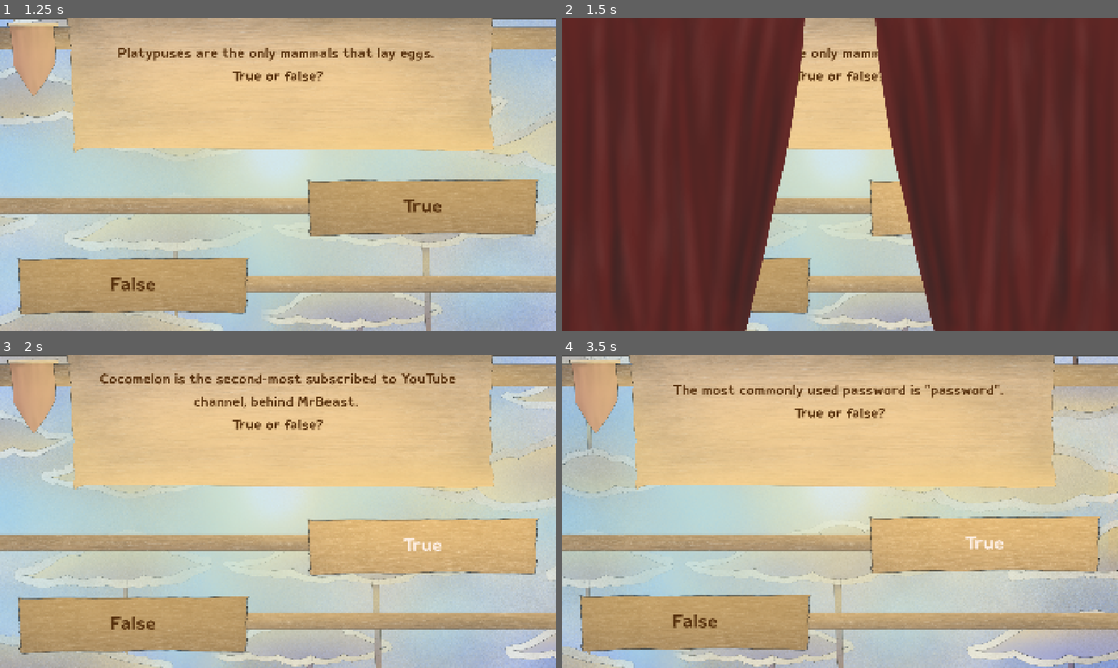
Above: before the commit, frames 1-4 (two rows, left to right).
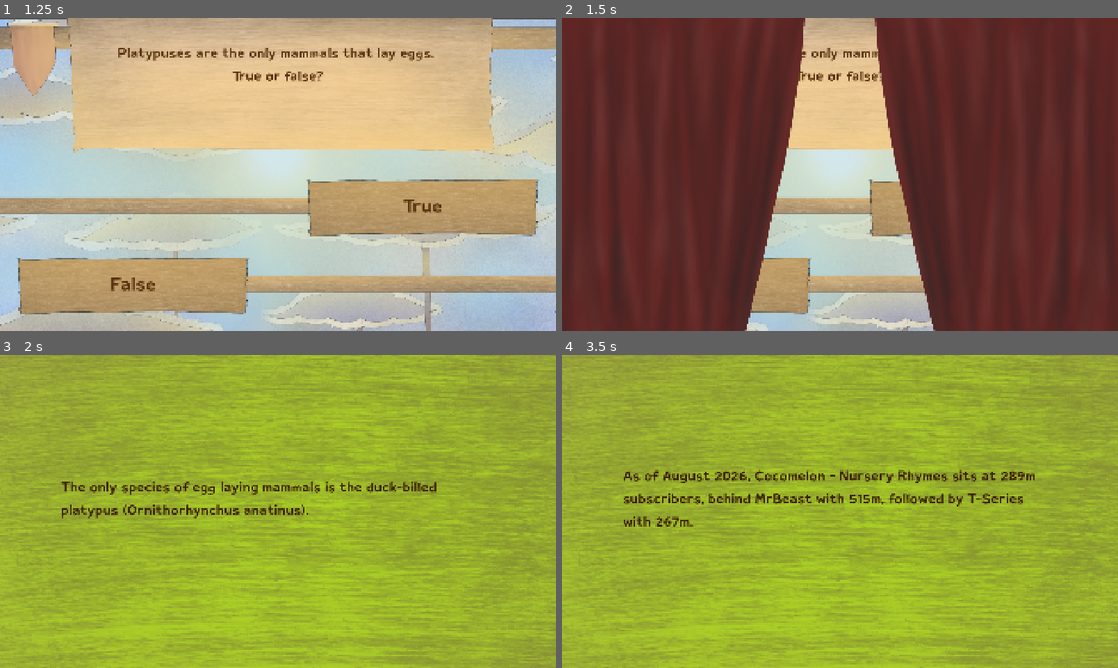
Above: after the commit, the same moments.

Repository: Mr-Patipa/Rockstair-Brackeys-Game-Jam-2026
Game: Godot game, scene res://Scenes/BaseGameScenes/MainMenu.tscn
The game is run twice, just before and just after one commit, with the same random seed, the same clock (stepped at 60 frames per second) and the same inputs.
Inputs (mouse positions are in pixels of both pictures, inside the frame that each line leads up to):
- Up to frame 1 (1.25 s): click "START" at 0.5 s
- Up to frame 2 (1.5 s): click "True" at 1.25 s
- Up to frame 3 (2 s): no input
- Up to frame 4 (3.5 s): click (695, 624) at 2 s, where only the run before the commit has a clickable "False"; click "True" at 2.75 s

Frame 1 is identical in both runs. In frame 2, 1.0% of the frame differs, in the area x 55-63%, y 52-70%; in frame 3, 100%, in the area x 0-100%, y 0-100%; in frame 4, 100%.

Commit message:
Explanation Screen after each answer

Diff:
--- a/brackey's-game/Scenes/BaseGameScenes/MainGame.tscn
+++ b/brackey's-game/Scenes/BaseGameScenes/MainGame.tscn
@@ -7,8 +7,9 @@
 [ext_resource type="PackedScene" uid="uid://dnai8gsubyu16" path="res://Scenes/BackgroundScenes/CloudMovingLoop.tscn" id="4_7fcjw"]
 [ext_resource type="PackedScene" uid="uid://b3jbbxj128joe" path="res://Scenes/BaseGameScenes/end_screen.tscn" id="6_23hyt"]
 [ext_resource type="Script" uid="uid://c7aklhfnunr6i" path="res://Scripts/AudioManager/button_sfx.gd" id="7_6mant"]
+[ext_resource type="PackedScene" uid="uid://pjtl2a0kxtac" path="res://Scenes/BaseGameScenes/RightOrWrongScreen.tscn" id="8_6mant"]
 
-[node name="MainGame" type="Control" unique_id=2077785845 node_paths=PackedStringArray("Grid", "QuestionLabel", "QuestionScreen", "EndScreen", "option_1_button", "option_2_button", "option_3_button", "option_4_button")]
+[node name="MainGame" type="Control" unique_id=2077785845 node_paths=PackedStringArray("Grid", "QuestionLabel", "QuestionScreen", "EndScreen", "end_texture", "right_or_wrong_screen", "explanation", "right", "wrong", "option_1_button", "option_2_button", "option_3_button", "option_4_button")]
 layout_mode = 3
 anchors_preset = 15
 anchor_right = 1.0
@@ -21,6 +22,11 @@
 QuestionLabel = NodePath("MultipleChoice/VBoxContainer2/Label")
 QuestionScreen = NodePath("MultipleChoice")
 EndScreen = NodePath("EndScreen")
+end_texture = NodePath("EndScreen/EndTexture")
+right_or_wrong_screen = NodePath("RightOrWrongScreen")
+explanation = NodePath("RightOrWrongScreen/Explanation")
+right = NodePath("RightOrWrongScreen/RIGHT")
+wrong = NodePath("RightOrWrongScreen/WRONG")
 option_1_button = NodePath("MultipleChoice/VBoxContainer2/MarginContainer/GridContainer/Option1Button")
 option_2_button = NodePath("MultipleChoice/VBoxContainer2/MarginContainer/GridContainer/Option2Button")
 option_3_button = NodePath("MultipleChoice/VBoxContainer2/MarginContainer/GridContainer/Option3Button")
@@ -54,4 +60,15 @@
 visible = false
 layout_mode = 1
 
+[node name="RightOrWrongScreen" parent="." unique_id=336421567 instance=ExtResource("8_6mant")]
+visible = false
+z_index = 10
+layout_mode = 1
+
+[connection signal="gui_input" from="EndScreen/EndTexture" to="." method="_on_end_screen_gui_input"]
+[connection signal="gui_input" from="RightOrWrongScreen/RIGHT" to="." method="_on_explanation_gui_input"]
+[connection signal="gui_input" from="RightOrWrongScreen/WRONG" to="." method="_on_explanation_gui_input"]
+
 [editable path="MultipleChoice"]
+[editable path="EndScreen"]
+[editable path="RightOrWrongScreen"]
--- /dev/null
+++ b/brackey's-game/Scenes/BaseGameScenes/RightOrWrongScreen.tscn
@@ -0,0 +1,44 @@
+[gd_scene format=3 uid="uid://pjtl2a0kxtac"]
+
+[ext_resource type="Theme" uid="uid://spam7lnwgls4" path="res://Resources/Themes&StyleBox/UI.tres" id="1_cf1ea"]
+[ext_resource type="Texture2D" uid="uid://u86sy7am8ae" path="res://Resources/Art/brackeys true screen.png" id="2_7i82n"]
+[ext_resource type="Texture2D" uid="uid://cxc16tcjp57f1" path="res://Resources/Art/brackeys false screen.png" id="3_27yq0"]
+
+[node name="RightOrWrongScreen" type="Control" unique_id=336421567]
+layout_mode = 3
+anchors_preset = 15
+anchor_right = 1.0
+anchor_bottom = 1.0
+grow_horizontal = 2
+grow_vertical = 2
+theme = ExtResource("1_cf1ea")
+
+[node name="RIGHT" type="TextureRect" parent="." unique_id=649364242]
+layout_mode = 0
+offset_right = 1920.0
+offset_bottom = 1080.0
+texture = ExtResource("2_7i82n")
+
+[node name="WRONG" type="TextureRect" parent="." unique_id=69863048]
+layout_mode = 0
+offset_right = 1920.0
+offset_bottom = 1080.0
+texture = ExtResource("3_27yq0")
+
+[node name="Explanation" type="Label" parent="." unique_id=1774219576]
+custom_maximum_size = Vector2(1500, -1)
+layout_mode = 1
+anchors_preset = 8
+anchor_left = 0.5
+anchor_top = 0.5
+anchor_right = 0.5
+anchor_bottom = 0.5
+offset_left = -750.0
+offset_top = -77.5
+offset_right = 750.0
+offset_bottom = 77.5
+grow_horizontal = 2
+grow_vertical = 2
+theme_override_colors/font_color = Color(0.2297866, 0.123637594, 0.02491451, 1)
+text = "YOU'RE NOT SUPPOSED TO SEE THIS, IF YOU SEE THIS THERE'S A BUG PROBABLY LOL"
+autowrap_mode = 3
--- a/brackey's-game/Scenes/BaseGameScenes/end_screen.tscn
+++ b/brackey's-game/Scenes/BaseGameScenes/end_screen.tscn
@@ -1,6 +1,7 @@
 [gd_scene format=3 uid="uid://b3jbbxj128joe"]
 
-[ext_resource type="PackedScene" uid="uid://dnai8gsubyu16" path="res://Scenes/BackgroundScenes/CloudMovingLoop.tscn" id="1_6bory"]
+[ext_resource type="Theme" uid="uid://spam7lnwgls4" path="res://Resources/Themes&StyleBox/UI.tres" id="1_qh7dg"]
+[ext_resource type="Texture2D" uid="uid://cc8l1hiw7wnh6" path="res://Resources/Art/brackeys conclusion screen.png" id="2_fc35u"]
 
 [node name="EndScreen" type="Control" unique_id=169754229]
 layout_mode = 3
@@ -9,23 +10,32 @@
 anchor_bottom = 1.0
 grow_horizontal = 2
 grow_vertical = 2
+theme = ExtResource("1_qh7dg")
 
-[node name="Background01" parent="." unique_id=1911135473 instance=ExtResource("1_6bory")]
-layout_mode = 0
+[node name="EndTexture" type="TextureRect" parent="." unique_id=728793355]
+layout_mode = 1
+anchors_preset = 15
+anchor_right = 1.0
+anchor_bottom = 1.0
+grow_horizontal = 2
+grow_vertical = 2
+texture = ExtResource("2_fc35u")
 
 [node name="Label" type="Label" parent="." unique_id=1179421533]
+custom_maximum_size = Vector2(1500, -1)
 layout_mode = 1
 anchors_preset = 8
 anchor_left = 0.5
 anchor_top = 0.5
 anchor_right = 0.5
 anchor_bottom = 0.5
-offset_left = -512.0
-offset_top = -89.5
-offset_right = 512.0
-offset_bottom = 89.5
+offset_left = -750.0
+offset_top = -275.0
+offset_right = 750.0
+offset_bottom = 275.0
 grow_horizontal = 2
 grow_vertical = 2
+theme_override_colors/font_color = Color(0.24666792, 0.13423547, 0.028628519, 1)
 text = "Congratulations on finishing the quiz!
 
 Every correct answer, every new fact you learned just now, was fabricated. Every question's solution was either a distortion of reality or entirely made up with no verifiable basis. You would be in the right to feel like none of this mattered.
--- a/brackey's-game/Scripts/question_list_handler.gd
+++ b/brackey's-game/Scripts/question_list_handler.gd
@@ -5,6 +5,13 @@
 @export var QuestionLabel : Label
 @export var QuestionScreen : Control
 @export var EndScreen : Control
+@export var end_texture: TextureRect
+
+@export_group("Explanation Screen")
+@export var right_or_wrong_screen: Control
+@export var explanation: Label
+@export var right: TextureRect
+@export var wrong: TextureRect
 
 @export_group("Option Button")
 @export var option_1_button: Button
@@ -17,8 +24,11 @@
 		CurrentQuestion = value
 		Show_Question_Answers()
 
+
 func _ready() -> void:
 	Show_Question_Answers()
+
+#===================================================#
 
 func Show_Question_Answers() -> void:
 	var current_q = QuestionList.Questions[CurrentQuestion]
@@ -26,10 +36,10 @@
 	var answers = current_q.AnswerList
 
 	if answers.size() == 2:
-		Deactivate_Button(option_1_button)
+		Deactivate_Button(option_1_button, false)
 		Activate_Button(option_2_button, answers[0])
 		Activate_Button(option_3_button, answers[1])
-		Deactivate_Button(option_4_button)
+		Deactivate_Button(option_4_button, false)
 
 	elif answers.size() == 4:
 		Activate_Button(option_1_button, answers[0])
@@ -39,30 +49,69 @@
 	else:
 		push_error("Question " + str(CurrentQuestion + 1) + " is neither T/F nor MC")
 
+#===================================================#
+
+func Show_Question_Explanation(answer : bool) -> void:
+	var current_q = QuestionList.Questions[CurrentQuestion]
+	explanation.text = current_q.explanation
+
+	Deactivate_Button(option_1_button, true)
+	Deactivate_Button(option_2_button, true)
+	Deactivate_Button(option_3_button, true)
+	Deactivate_Button(option_4_button, true)
+
+	await ScreenTransition.curtain_switch()
+
+	right_or_wrong_screen.visible = true
+	if answer == true:
+		if wrong.visible == true:
+			wrong.visible = false
+			right.visible = true
+	else:
+		if right.visible == true:
+			right.visible = false
+			wrong.visible = true
+
+	await ScreenTransition.curtain_switch()
+
+func _on_explanation_gui_input(event : InputEvent):
+	if event is InputEventMouseButton and event.pressed:
+		if event.button_index == MOUSE_BUTTON_LEFT:
+			await ScreenTransition.curtain_switch()
+			right_or_wrong_screen.visible = false
+			Check_Status()
+			await ScreenTransition.curtain_switch()
+
+#func _on_end_screen_gui_input(event : InputEvent):
+	#if event is InputEventMouseButton and event.pressed:
+		#if event.button_index == MOUSE_BUTTON_LEFT:
+				#get_tree().quit()
+
+#===================================================#
+
 func Activate_Button(button: Button, answer):
-	if button.pressed.is_connected(Check_Status):
-		button.pressed.disconnect(Check_Status)
+	if button.pressed.is_connected(Show_Question_Explanation):
+		button.pressed.disconnect(Show_Question_Explanation)
 
 	button.modulate.a = 1.0
 	button.mouse_filter = Control.MOUSE_FILTER_STOP
 	button.text = answer.AnswerText
-	button.pressed.connect(Check_Status.bind(answer))
+	button.pressed.connect(Show_Question_Explanation.bind(answer.IsTrue))
 	pass
 
-func Deactivate_Button(button: Button):
-	button.modulate.a = 0.0
+func Deactivate_Button(button: Button, visible : bool):
+	if not visible:
+		button.modulate.a = 0.0
 	button.mouse_filter = Control.MOUSE_FILTER_IGNORE
 
-func Check_Status(answer) -> void:
-	print(answer)
+#===================================================#
 
-	if CurrentQuestion + 1 <= QuestionList.Questions.size() - 1:
-		await ScreenTransition.curtain_switch()
+func Check_Status() -> void:
+
+	if CurrentQuestion + 1 < QuestionList.Questions.size():
+
 		CurrentQuestion += 1
-		await ScreenTransition.curtain_switch()
 
 	else:
-		await ScreenTransition.curtain_switch()
 		QuestionScreen.visible = false
 		EndScreen.visible = true
-		await ScreenTransition.curtain_switch()
--- a/brackey's-game/Scripts/screen_transition.gd
+++ b/brackey's-game/Scripts/screen_transition.gd
@@ -15,10 +15,10 @@
 	get_tree().change_scene_to_file(destination)
 	await _do_curtain_open()
 
-func change_ui():
-	_do_curtain_close()
-
-	_do_curtain_open()
+#func change_ui():
+	#_do_curtain_close()
+	#
+	#_do_curtain_open()
 
 func curtain_switch():
 	if isClosed == true:
